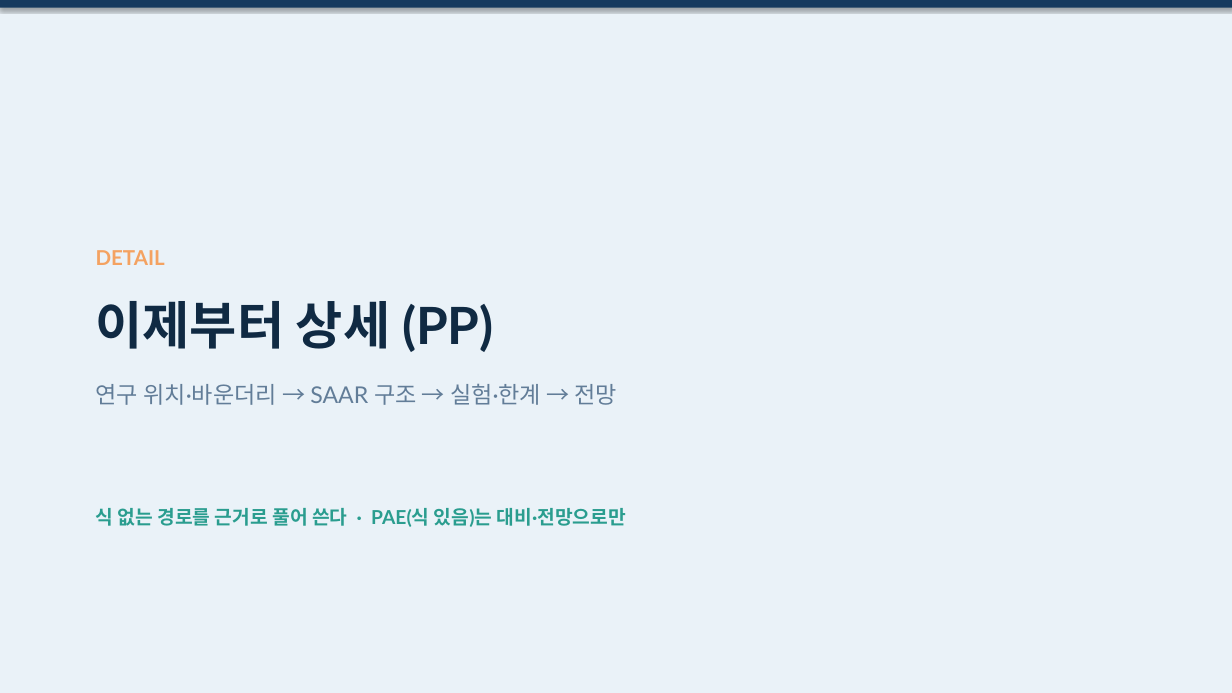
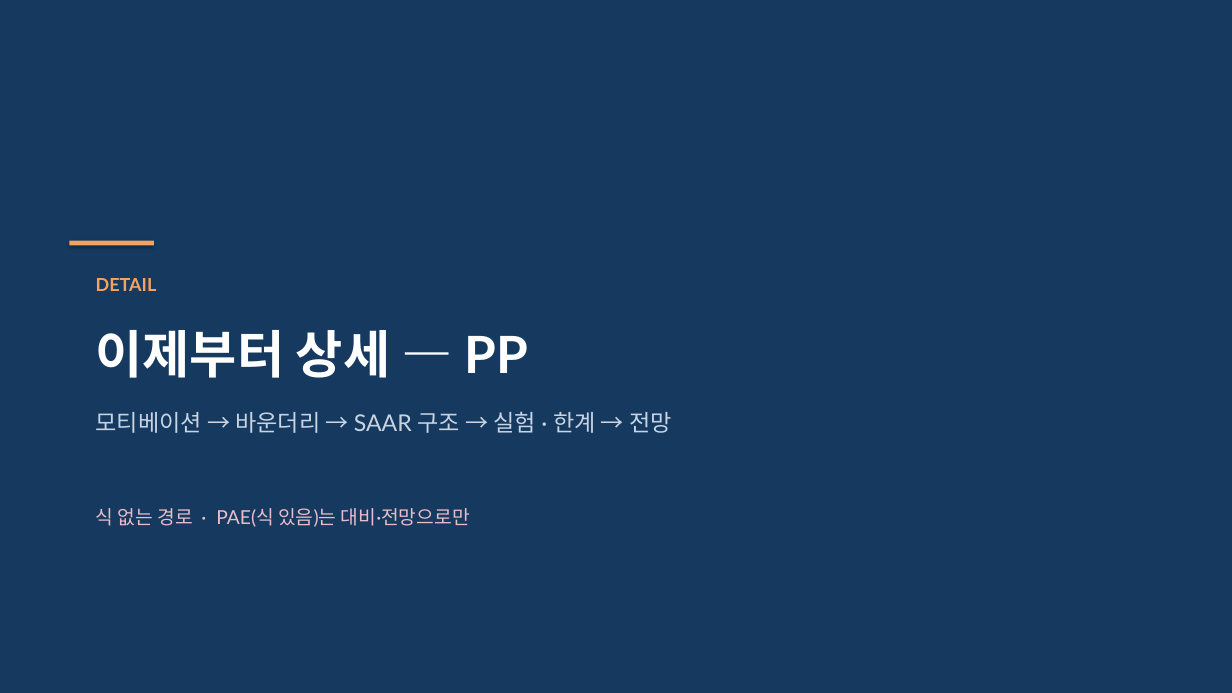
Before and after one commit to amumujs-create/pp_pae_total, a slide deck: slide 3 of output/PP_Research_Detailed_v2.pptx (slide 8 before the commit). Drawn at 1232x693 pixels with LibreOffice and Linux fonts; fonts in the diff are those of the drawing. Boxes give left, top, right and bottom in pixels: in the first picture for what was removed or moved away, otherwise in the second. Text is boxed around its words. In the diff, an @@ line names an element or a change of style, - is before the commit and + after.

```diff
--- a/output/PP_Research_Detailed_v2.pptx
+++ b/output/PP_Research_Detailed_v2.pptx
@@ rectangle at bbox=[0, 0, 1232, 693]: fill #EAF2F8 to #163A5F @@
@@ rectangle removed at bbox=[0, 0, 1232, 7] @@
@@ rectangle added at bbox=[69, 240, 154, 245], fill #F4A261 @@
@@ text "DETAIL": place and size @@
-text "DETAIL" at bbox=[96, 250, 165, 265]
+text "DETAIL" at bbox=[96, 278, 157, 291]
@@ text "DETAIL" at bbox=[96, 278, 157, 291]: size 16 to 14 pt @@
@@ text at bbox=[96, 330, 528, 378]: text changed; text colour #102A43 to #FFFFFF @@
-이제부터 상세 (PP)
+이제부터 상세 — PP
@@ text at bbox=[96, 411, 672, 433]: text changed; text colour #627D98 to #C8D4E3 @@
-연구 위치·바운더리 → SAAR 구조 → 실험·한계 → 전망
+모티베이션 → 바운더리 → SAAR 구조 → 실험 · 한계 → 전망
@@ text at bbox=[96, 508, 470, 527]: text changed; text colour #2A9D8F to #E8BCCB; bold off @@
-식 없는 경로를 근거로 풀어 쓴다 · PAE(식 있음)는 대비·전망으로만
+식 없는 경로 · PAE(식 있음)는 대비·전망으로만
```
Also in this commit, not shown: 63 other slides changed, 1 slide added, 4 slides removed, 1 other file.
